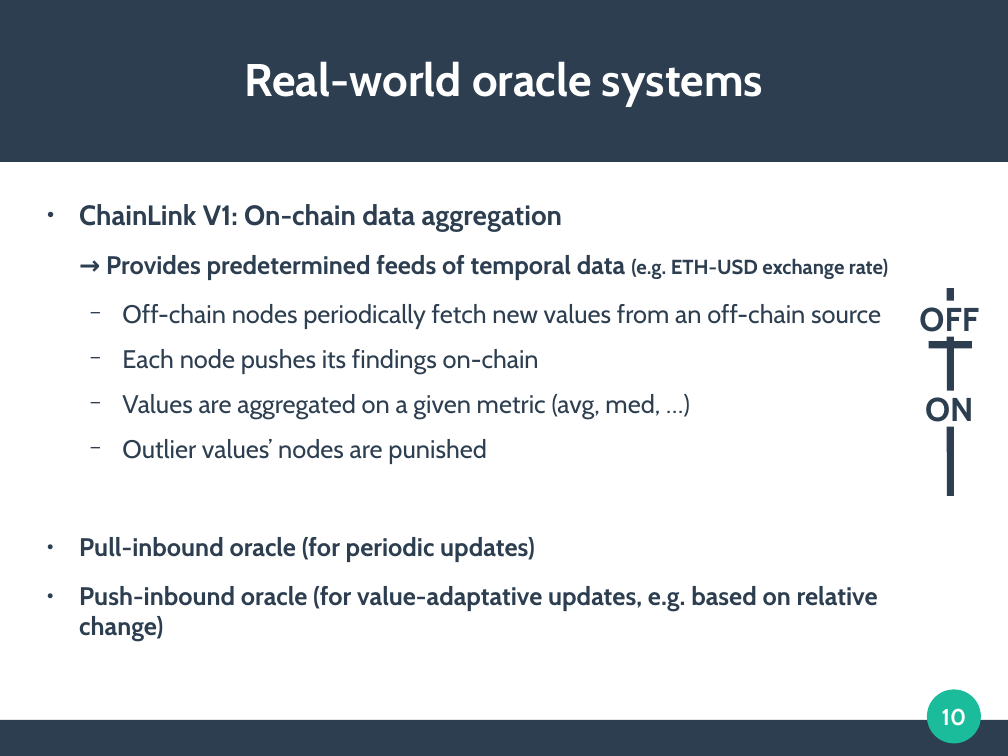
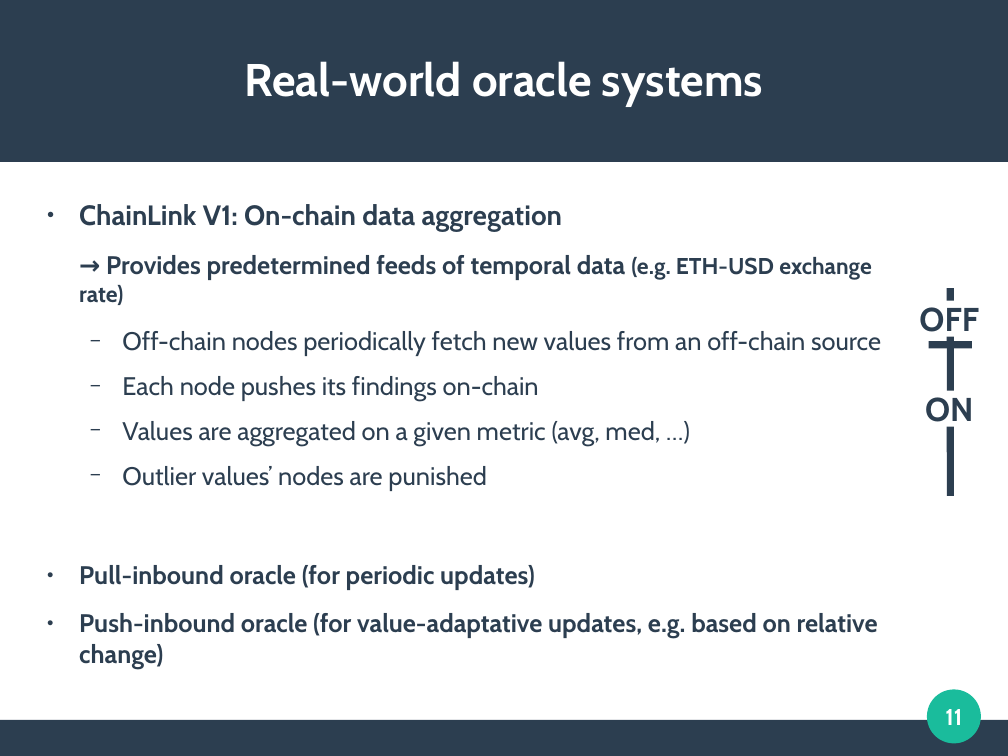
Before and after one commit to mbettinger/OT4-Lecture, a slide deck: slide 11 of Presentation - Oracles.odp (slide 10 before the commit). Drawn at 1008x756 pixels with LibreOffice and Linux fonts; fonts in the diff are those of the drawing. Boxes give left, top, right and bottom in pixels: in the first picture for what was removed or moved away, otherwise in the second. Text is boxed around its words. In the diff, an @@ line names an element or a change of style, - is before the commit and + after.

```diff
--- a/Presentation - Oracles.odp
+++ b/Presentation - Oracles.odp
@@ text at bbox=[79, 255, 872, 305]: size 16 to 18 pt in "(e.g. ETH-USD exchange rate)" @@
@@ page number at bbox=[945, 709, 962, 725]: text changed @@
-10
+11
```
Also in this commit, not shown: 8 other slides changed, 1 slide added, 2 slides removed, 16 other files.
